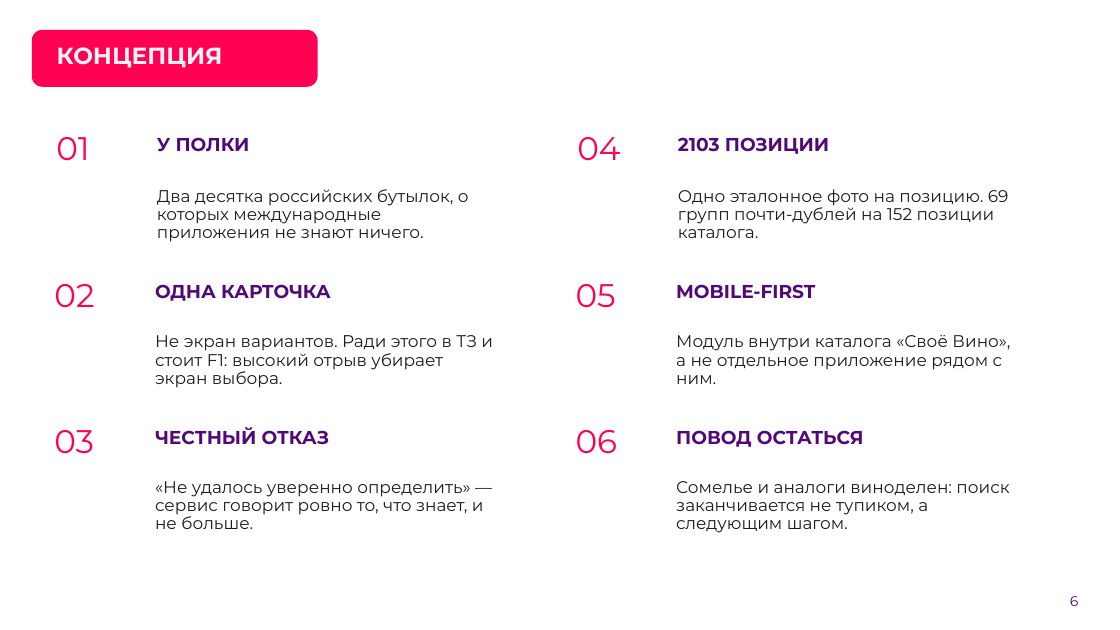
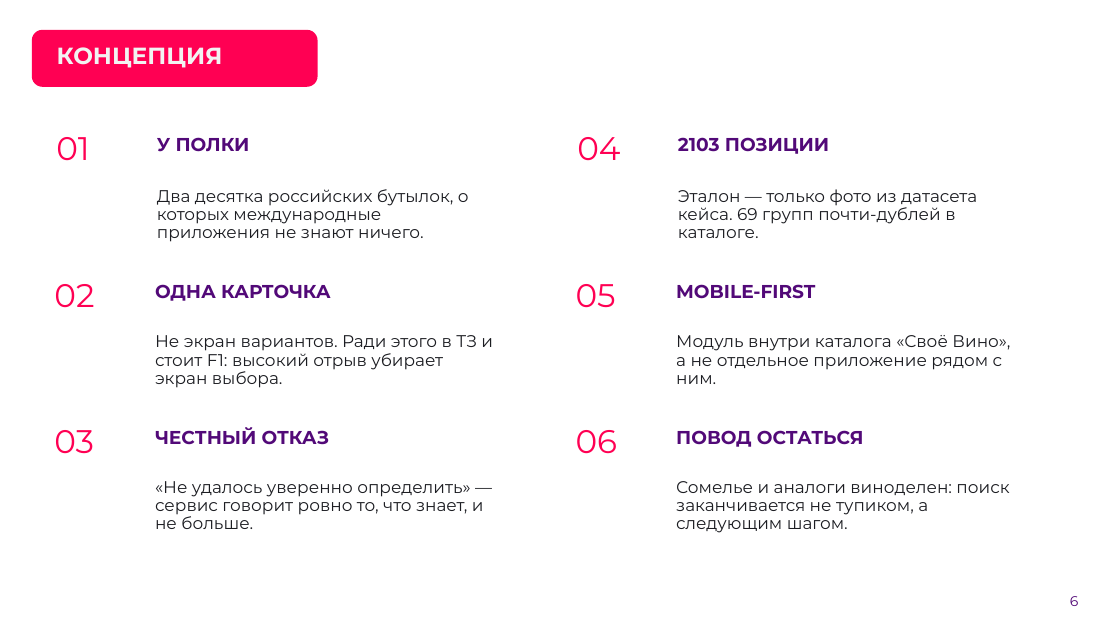
Before and after one commit to AlexGvr/rus_vines, a slide deck: slide 6 of ЛЦТ2026 Сканер российских вин.pptx. Drawn at 1120x630 pixels with LibreOffice and Linux fonts; fonts in the diff are those of the drawing; background and template pictures are left out. Boxes give left, top, right and bottom in pixels: in the first picture for what was removed or moved away, otherwise in the second. Text is boxed around its words. In the diff, an @@ line names an element or a change of style, - is before the commit and + after.

```diff
--- a/ЛЦТ2026 Сканер российских вин.pptx
+++ b/ЛЦТ2026 Сканер российских вин.pptx
@@ text at (678,189,977,238): text changed @@
-Одно эталонное фото на позицию. 69 групп почти-дублей на 152 позиции каталога.
+Эталон — только фото из датасета кейса. 69 групп почти-дублей в каталоге.
```
Also in this commit, not shown: 13 other slides changed, 1 slide added, 40 other files.
